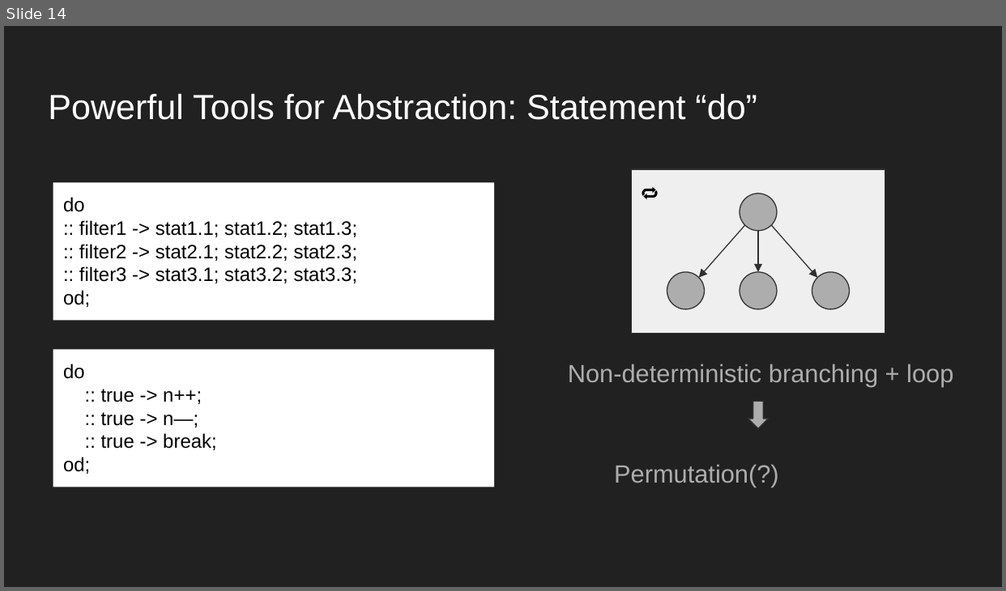
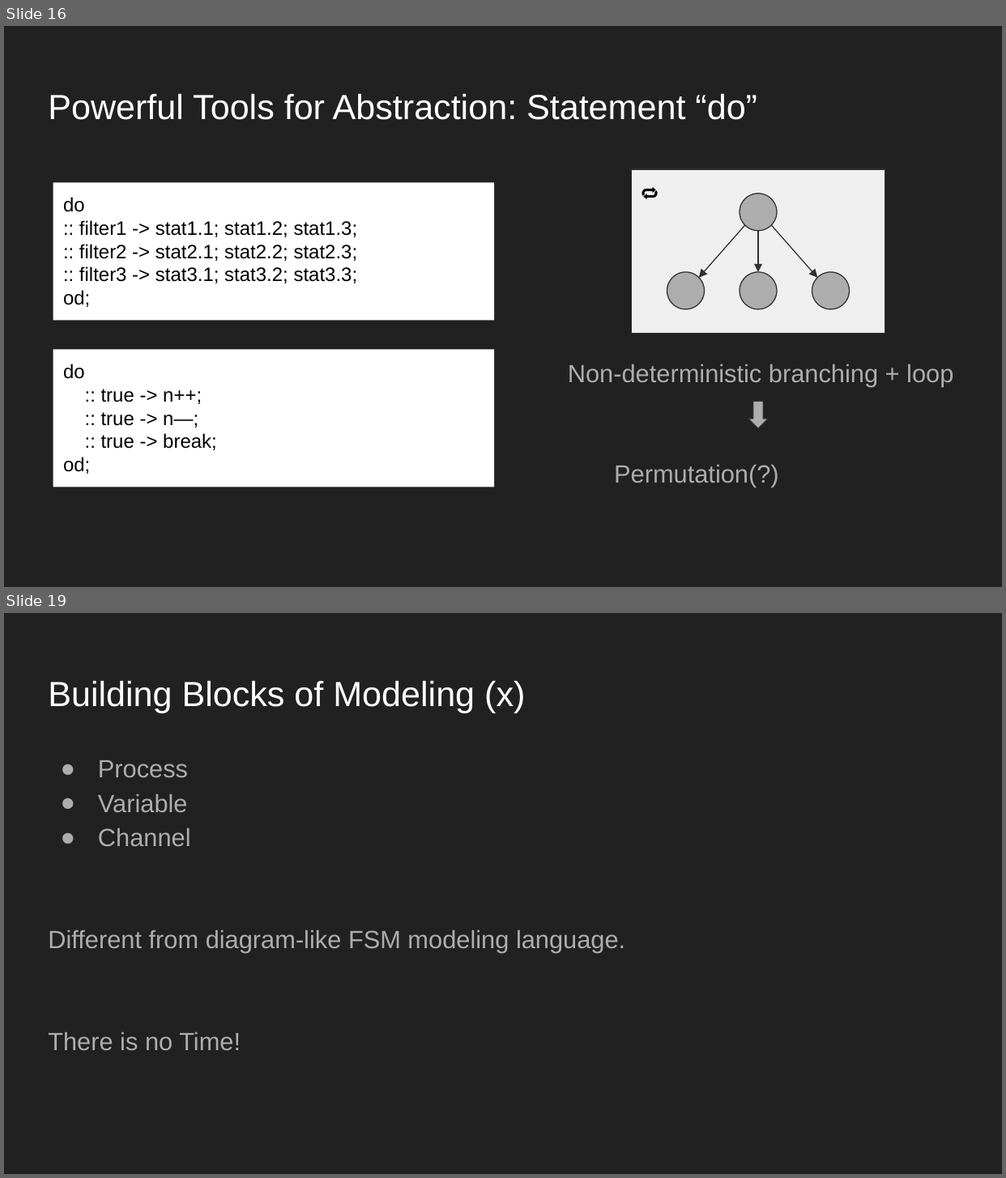
Before and after one commit to LeoXS/model_checking_ppt, a slide deck: Model Checking with Spin Model Checker.pptx. Shown one above the other, each under a label of ours: slide 14 before the commit, slides 16 and 19 after it; the slides between them are not shown. The pictures are 1006x591 and 1006x1178 pixels, drawn with LibreOffice and Linux fonts; fonts in the diff are those of the drawing. Boxes give left, top, right and bottom in pixels: in the first picture for what was removed or moved away, otherwise in the second. Text is boxed around its words. In the diff, an @@ line names an element or a change of style, - is before the commit and + after.

```diff
--- a/Model Checking with Spin Model Checker.pptx
+++ b/Model Checking with Spin Model Checker.pptx
@@ slide 19 added at <box>4,613,1002,1174</box>, background #212121 @@
@@ title added at <box>48,680,525,713</box>, 25.2 pt, text #FFFFFF @@
+Building Blocks of Modeling (x)
@@ text added at <box>48,760,625,1050</box>, 18 pt, text #ADADAD @@
+● Process
+● Variable
+● Channel
+Different from diagram-like FSM modeling language.
+There is no Time!
@@ what was slide 14 is now slide 16 @@
```
Also in this commit, not shown: 11 slides changed, 9 other slides added, 1 slide removed, 7 other files.
